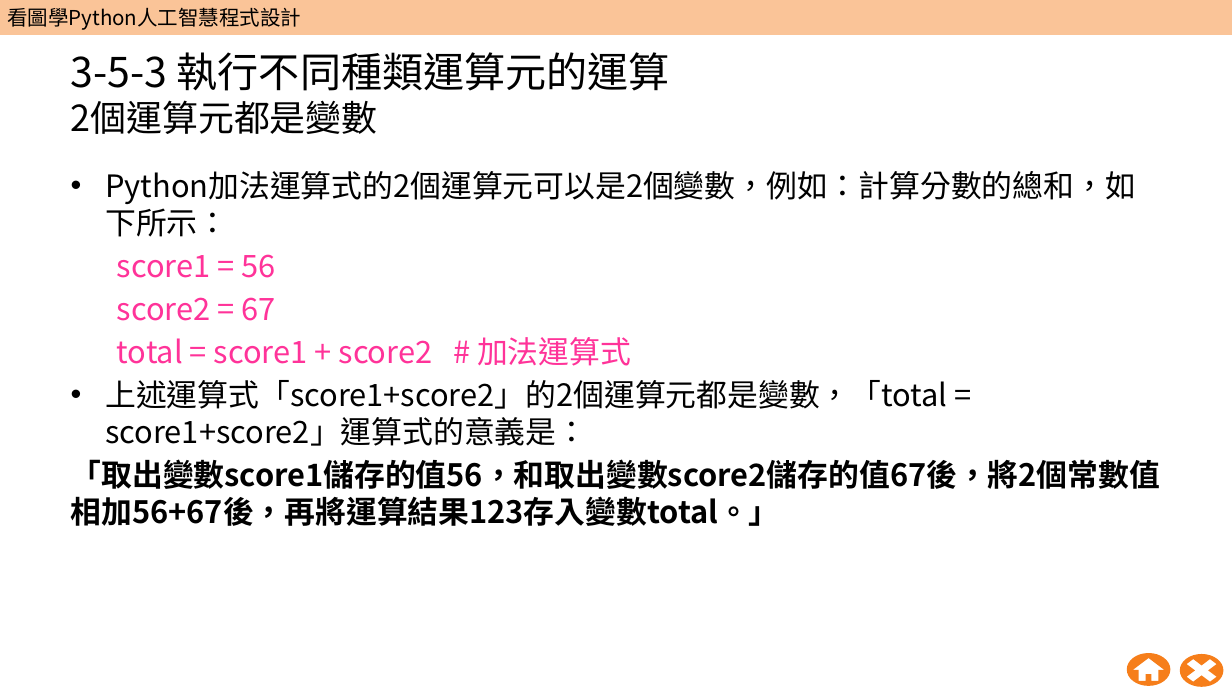
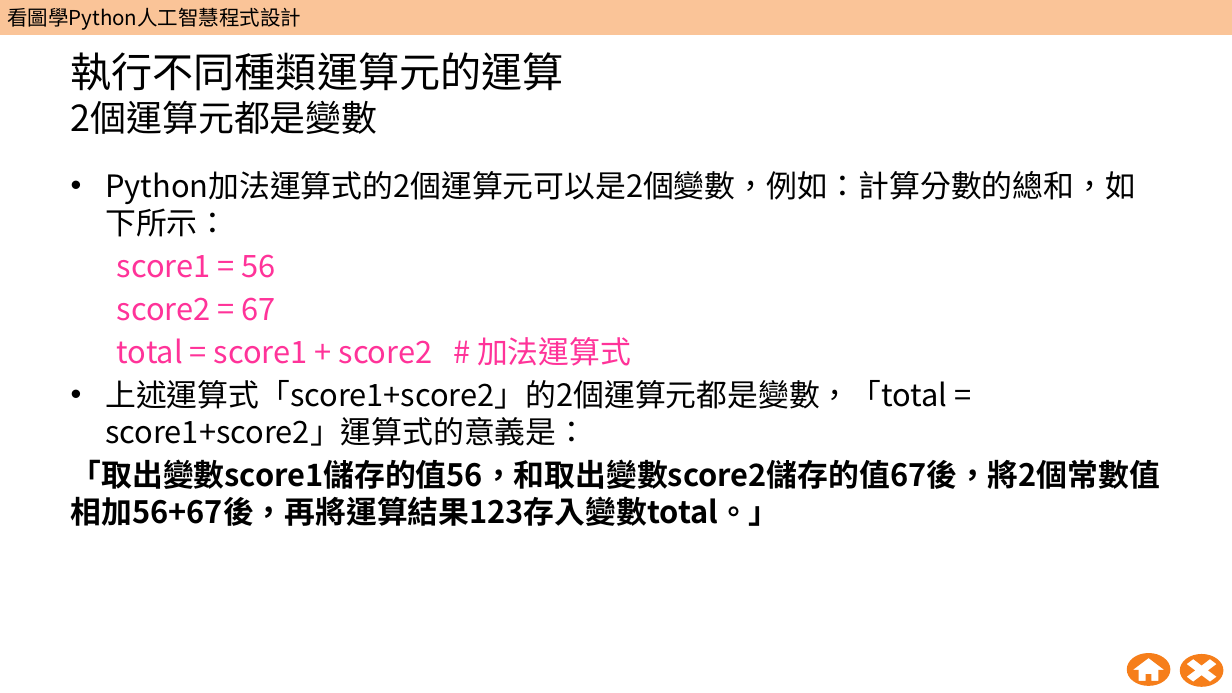
Before and after one commit to wangsungwen/Python-Artificial-Intelligence-Instruction, a slide deck: slide 59 of 五週Python人工智慧教學包/第1週/W01_教學簡報.pptx (slide 53 before the commit). Drawn at 1232x693 pixels with LibreOffice and Linux fonts; fonts in the diff are those of the drawing; background and template pictures are left out. Boxes give left, top, right and bottom in pixels: in the first picture for what was removed or moved away, otherwise in the second. Text is boxed around its words. In the diff, an @@ line names an element or a change of style, - is before the commit and + after.

```diff
--- a/五週Python人工智慧教學包/第1週/W01_教學簡報.pptx
+++ b/五週Python人工智慧教學包/第1週/W01_教學簡報.pptx
@@ title at (71, 52, 564, 134): text changed @@
-3-5-3 執行不同種類運算元的運算
-2個運算元都是變數
+執行不同種類運算元的運算
+2個運算元都是變數
```
Also in this commit, not shown: 17 other slides changed, 8 slides added.
